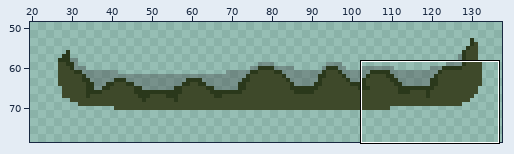
Two states of a pixel-art file, OpenGL/Content/images/menu_button_0.aseprite. Above, an overview of the earlier version with the close-up marked.
Close-up. Before the commit:
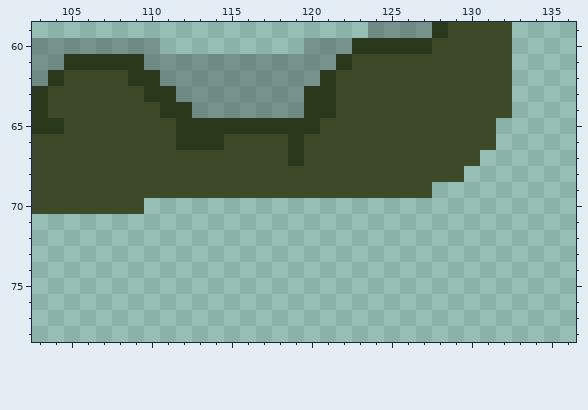
160x96 pixels, 1 frame. Shown: x 103..136, y 59..78. The wide view leaves out empty margins. The commit also changed other parts of the picture, which this record leaves out.
After the commit:
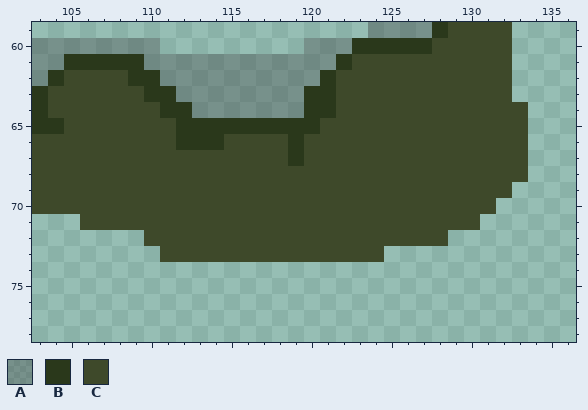
Palette (. is transparent): A #39393956  B #2a381b  C #3e492a
Diff:
Layer "Layer 10":
y 64: x 133 . -> C
y 65..66: x 132..133 .. -> CC
y 67: x 131..133 ... -> CCC
y 68: x 130..133 .... -> CCCC
y 69: x 128..132 ..... -> CCCCC
y 70: x 110..131 ...................... -> CCCCCCCCCCCCCCCCCCCCCC
y 71: x 106..130 ......................... -> CCCCCCCCCCCCCCCCCCCCCCCCC
y 72: x 110..128 ................... -> CCCCCCCCCCCCCCCCCCC
y 73: x 111..124 .............. -> CCCCCCCCCCCCCC
